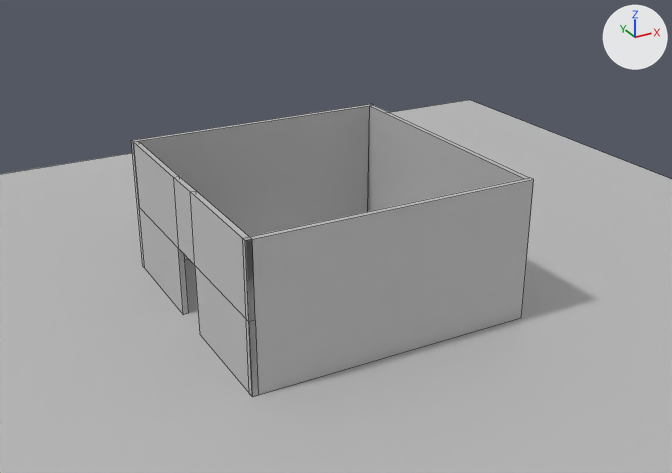
The FBX model Assets/MainRoom.fbx, before and after one commit.
Camera for both pictures: a camera (50 mm lens) standing at (-7.0, -12.44, 7.68) and looking at (0.22, 0.7, 1.11). The axes (+X, +Y, +Z) are drawn at upper right. The lights are the same throughout. Mesh edges are drawn as thin lines. Objects named as collision shapes, trigger or cutter boxes, shadow casters or lower levels of detail are left out. Where no turn or scale is listed for an object, it has been applied to the vertices.

Script lines for the objects in view, before the commit:
```python
me_mesh = bpy.data.meshes.new('Mesh')
me_mesh.from_pydata(...)  # a box spanning x -2.5..2.5, y 0.0..0.1, z -1.25..1.25
me_mesh.materials.append(mat_lambert1)  # grey #bcbcbc
me_mesh_001 = bpy.data.meshes.new('Mesh.001')
me_mesh_001.from_pydata([(-10.0, -10.0, 0.0), (10.0, -10.0, 0.0), (-10.0, -10.0, 0.1), (10.0, -10.0, 0.1), (-10.0, 10.0, 0.0), (10.0, 10.0, 0.0), (-10.0, 10.0, -0.1), (10.0, 10.0, -0.1)], [], [(0, 1, 3, 2), (2, 3, 5, 4), (4, 5, 7, 6), (6, 7, 1, 0), (1, 7, 5, 3), (6, 0, 2, 4)])
me_mesh_001.materials.append(mat_lambert1)  # grey #bcbcbc
me_mesh_002 = bpy.data.meshes.new('Mesh.002')
me_mesh_002.from_pydata(...)  # a box spanning x -2.5..2.5, y -0.04..0.06, z -1.25..1.25
me_mesh_002.materials.append(mat_lambert1)  # grey #bcbcbc
me_mesh_004 = bpy.data.meshes.new('Mesh.004')
me_mesh_004.from_pydata(...)  # a box spanning x -0.1..0.0, y -2.4..2.46, z -1.25..1.25
me_mesh_004.materials.append(mat_lambert1)  # grey #bcbcbc
me_mesh_005 = bpy.data.meshes.new('Mesh.005')
me_mesh_005.from_pydata(...)  # 24 vertices, 22 faces; spans x 0.0..0.1, y -2.5..2.46, z -1.25..1.25
me_mesh_005.materials.append(mat_lambert1)  # grey #bcbcbc
ob_backwall = bpy.data.objects.new('BackWall', me_mesh_004)
ob_backwall.location = (2.5, 0.79, 1.3)
ob_frontwall = bpy.data.objects.new('FrontWall', me_mesh_005)
ob_frontwall.location = (-2.5, 0.79, 1.3)
ob_ground = bpy.data.objects.new('Ground', me_mesh_001)
ob_ground.location = (0.0, 0.0, 0.0)
ob_leftwall = bpy.data.objects.new('LeftWall', me_mesh)
ob_leftwall.location = (0.0, -1.71, 1.3)
ob_rightwall = bpy.data.objects.new('RightWall', me_mesh_002)
ob_rightwall.location = (0.0, 3.29, 1.3)
```
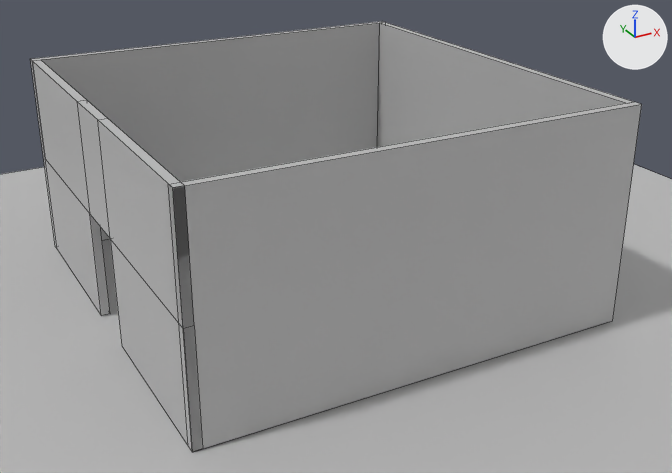
Changed parts and their boxes [x1, y1, x2, y2] in the pictures (672 x 473 px):
'LeftWall', mesh rescaled, moved (63% wider, 59% taller)
    before: [243, 178, 534, 397]
    after: [168, 102, 642, 451]
'RightWall', mesh rescaled, moved (47% wider, 38% taller)
    before: [131, 104, 372, 268]
    after: [30, 21, 384, 248]
'FrontWall', mesh rescaled, moved (37% wider, 54% taller)
    before: [133, 141, 258, 396]
    after: [32, 60, 203, 452]
'BackWall', mesh rescaled, moved
    before: [368, 105, 530, 212]
    after: [377, 22, 634, 147]

The change, as a diff of the scene's bpy script:
```diff
--- a/Assets/MainRoom.fbx.py
+++ b/Assets/MainRoom.fbx.py
@@ me_mesh_004 @@
 me_mesh_004.from_pydata(...)  # 8 vertices, 6 faces; spans x -0.1..0.0, y -2.4..2.46, z -1.25..1.25
 # used by ob_backwall; location = (2.5, 0.79, 1.3)
+# me_mesh_004 part 4: the whole mesh is scaled about the mesh origin by 1.5
 me_mesh_004.materials.append(mat_lambert1)
@@ me_mesh @@
 me_mesh.from_pydata(...)  # 8 vertices, 6 faces; spans x -2.5..2.5, y 0.0..0.1, z -1.25..1.25
 # used by ob_leftwall; location = (0.0, -1.71, 1.3)
+# me_mesh part 3: the whole mesh is scaled about the mesh origin by 1.5
 me_mesh.materials.append(mat_lambert1)
@@ me_mesh_005 @@
 me_mesh_005.from_pydata(...)  # 24 vertices, 22 faces; spans x 0.0..0.1, y -2.5..2.46, z -1.25..1.25
 # used by ob_frontwall; location = (-2.5, 0.79, 1.3)
+# me_mesh_005 part 2: the whole mesh is scaled about the mesh origin by 1.5
 me_mesh_005.materials.append(mat_lambert1)
@@ me_mesh_002 @@
 me_mesh_002.from_pydata(...)  # 8 vertices, 6 faces; spans x -2.5..2.5, y -0.04..0.06, z -1.25..1.25
 # used by ob_rightwall; location = (0.0, 3.29, 1.3)
+# me_mesh_002 part 1: the whole mesh is scaled about its middle by 1.5
 me_mesh_002.materials.append(mat_lambert1)
@@ ob_backwall @@
 ob_backwall = bpy.data.objects.new('BackWall', me_mesh_004)
-ob_backwall.location = (2.5, 0.79, 1.3)
+ob_backwall.location = (3.75, 1.19, 1.95)
@@ ob_leftwall @@
 ob_leftwall = bpy.data.objects.new('LeftWall', me_mesh)
-ob_leftwall.location = (0.0, -1.71, 1.3)
+ob_leftwall.location = (0.0, -2.56, 1.95)
@@ ob_frontwall @@
 ob_frontwall = bpy.data.objects.new('FrontWall', me_mesh_005)
-ob_frontwall.location = (-2.5, 0.79, 1.3)
+ob_frontwall.location = (-3.75, 1.19, 1.95)
@@ ob_rightwall @@
 ob_rightwall = bpy.data.objects.new('RightWall', me_mesh_002)
-ob_rightwall.location = (0.0, 3.29, 1.3)
+ob_rightwall.location = (0.0, 4.94, 1.95)
```
